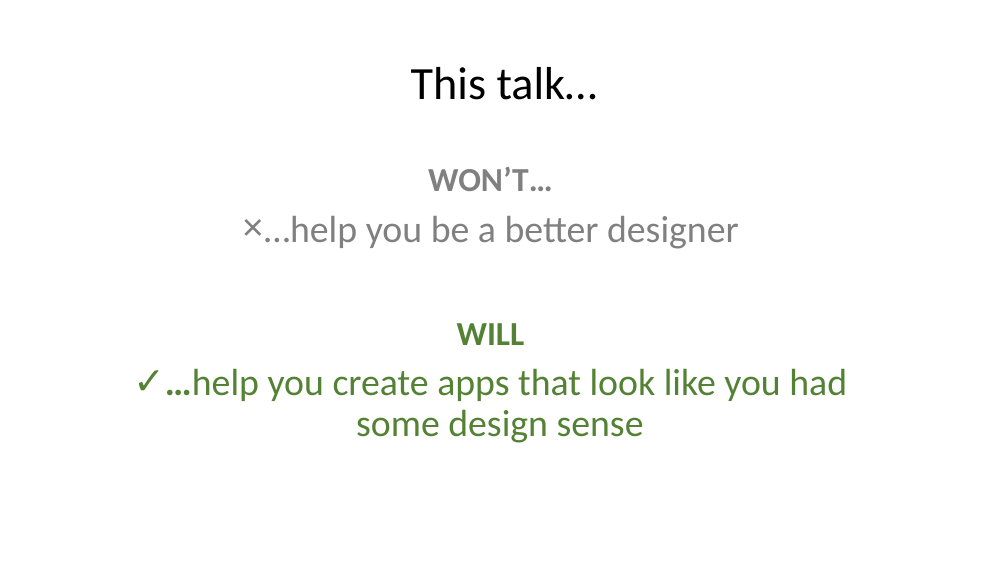
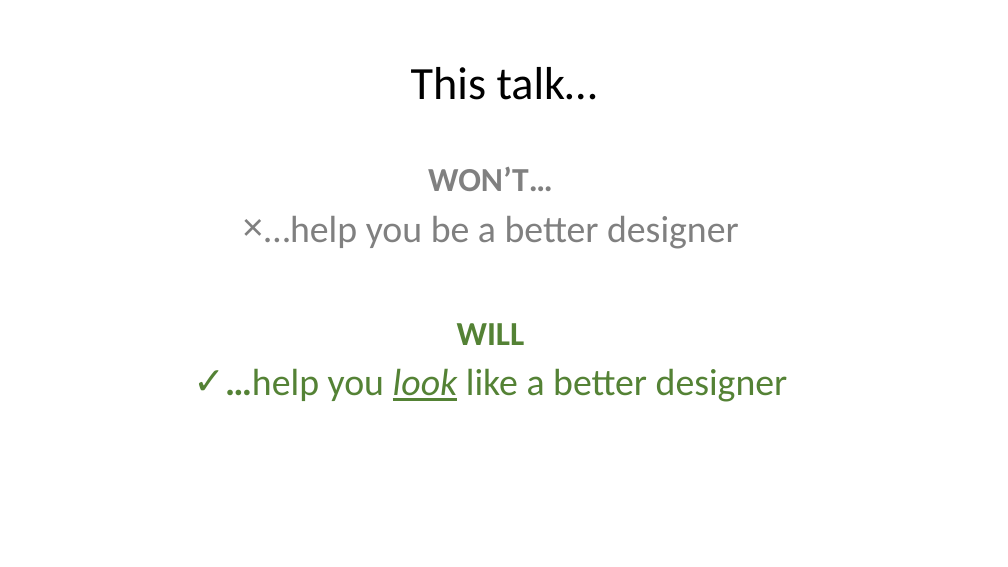
Before and after one commit to MattHoneycutt/NashDotNet-Nov2015, a slide deck: slide 3 of How to Build Beautiful Apps.pptx. Drawn at 1008x567 pixels with LibreOffice and Linux fonts; fonts in the diff are those of the drawing; background and template pictures are left out. Boxes give left, top, right and bottom in pixels: in the first picture for what was removed or moved away, otherwise in the second. Text is boxed around its words. In the diff, an @@ line names an element or a change of style, - is before the commit and + after.

```diff
--- a/How to Build Beautiful Apps.pptx
+++ b/How to Build Beautiful Apps.pptx
@@ text at box(225, 368, 788, 402): text changed @@
-✓ …help you create apps that look like you had some design sense
+✓ …help you look like a better designer
```
Also in this commit, not shown: 3 other slides changed.
